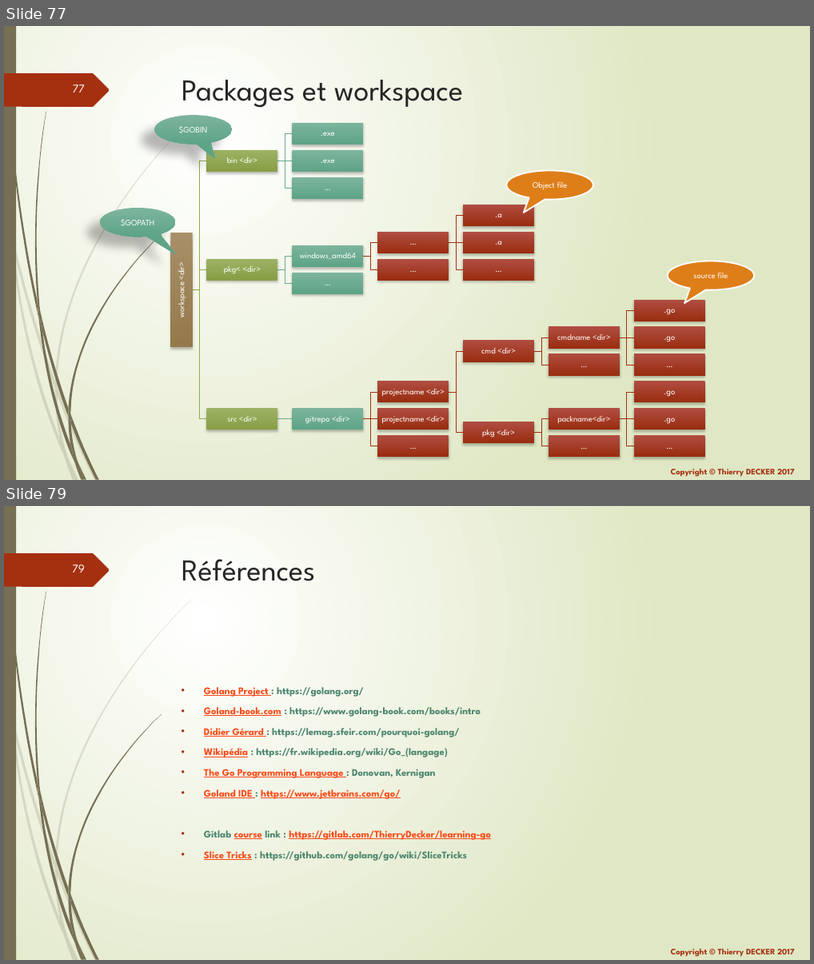
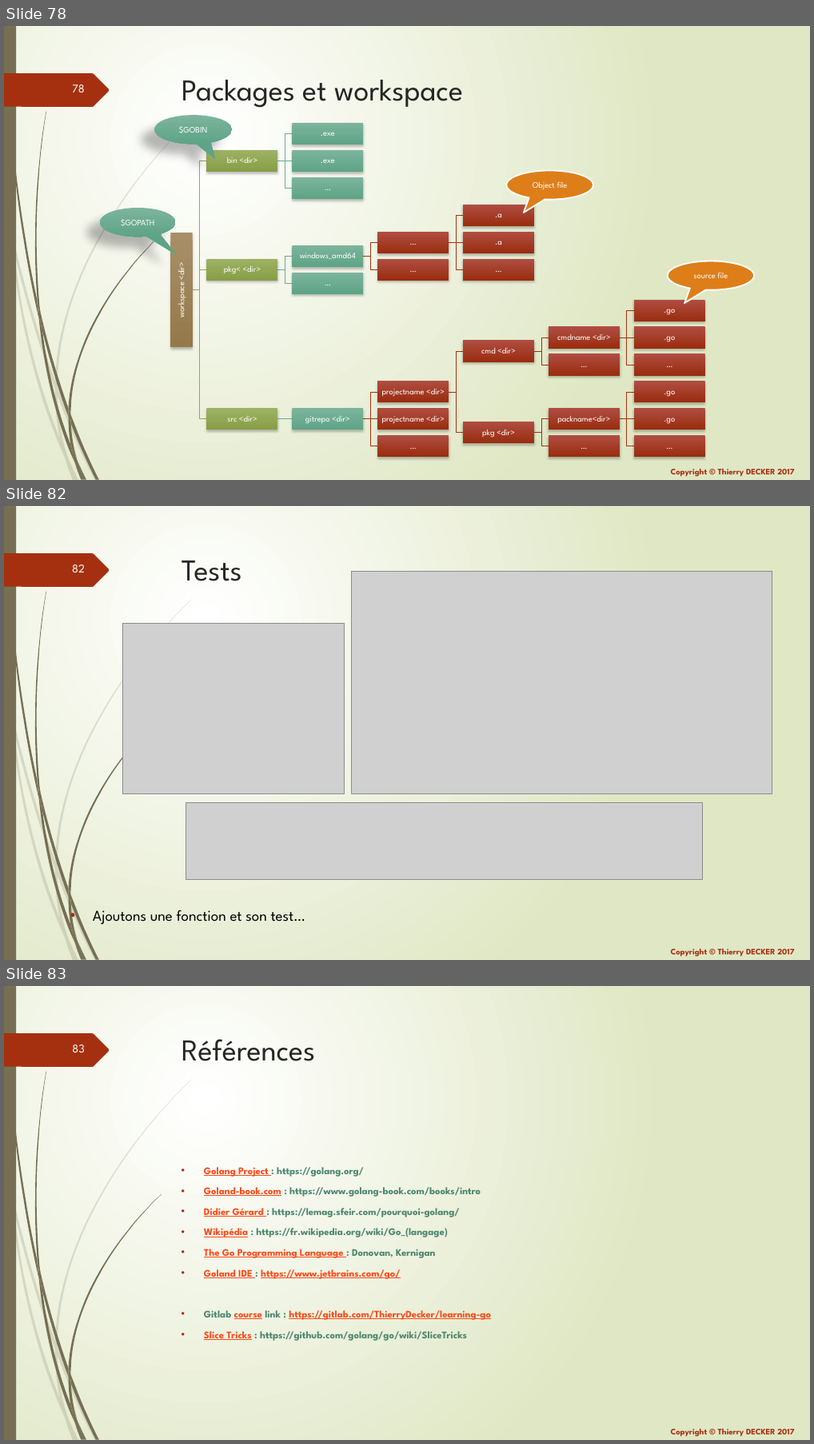
Before and after one commit to thierrydecker/learning-go, a slide deck: documentations/learning-go.pptx. Shown one above the other, each under a label of ours: slides 77 and 79 before the commit, slides 78, 82 and 83 after it; the slides between them are not shown. The pictures are 814x964 and 814x1444 pixels, drawn with LibreOffice and Linux fonts; fonts in the diff are those of the drawing; grey boxes stand for pictures. Boxes give left, top, right and bottom in pixels: in the first picture for what was removed or moved away, otherwise in the second. Text is boxed around its words. In the diff, an @@ line names an element or a change of style, - is before the commit and + after.

```diff
--- a/documentations/learning-go.pptx
+++ b/documentations/learning-go.pptx
@@ slide 82 added at box(4, 506, 810, 960), background gradient #FFFFFF to #DFE8C4; not listed: 26 template elements that a slide beside it also shows @@
@@ title added at box(182, 560, 242, 581), 36 pt, text #262626 @@
+Tests
@@ picture added at box(352, 571, 772, 793) @@
@@ picture added at box(122, 624, 345, 793) @@
@@ picture added at box(186, 802, 702, 880) @@
@@ text added at box(93, 910, 306, 924), 18 pt, text #000000 @@
+• Ajoutons une fonction et son test…
@@ what was slide 77 is now slide 78 @@
@@ page number at box(72, 84, 85, 92): text changed @@
-77
+78
@@ what was slide 79 is now slide 83 @@
@@ page number at box(72, 1044, 85, 1052): text changed @@
-79
+83
```
Also in this commit, not shown: 3 other slides added, 3 other files.
